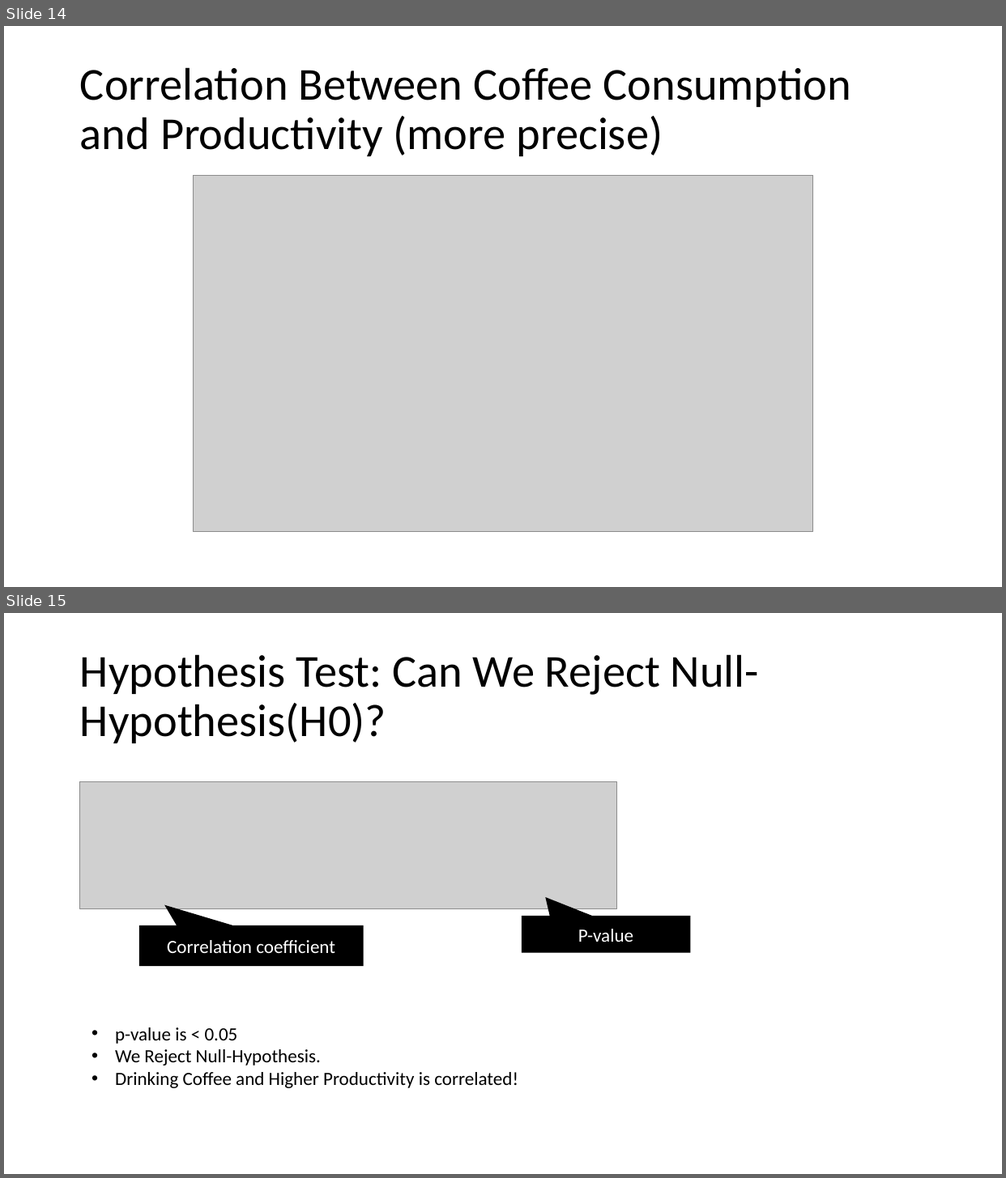
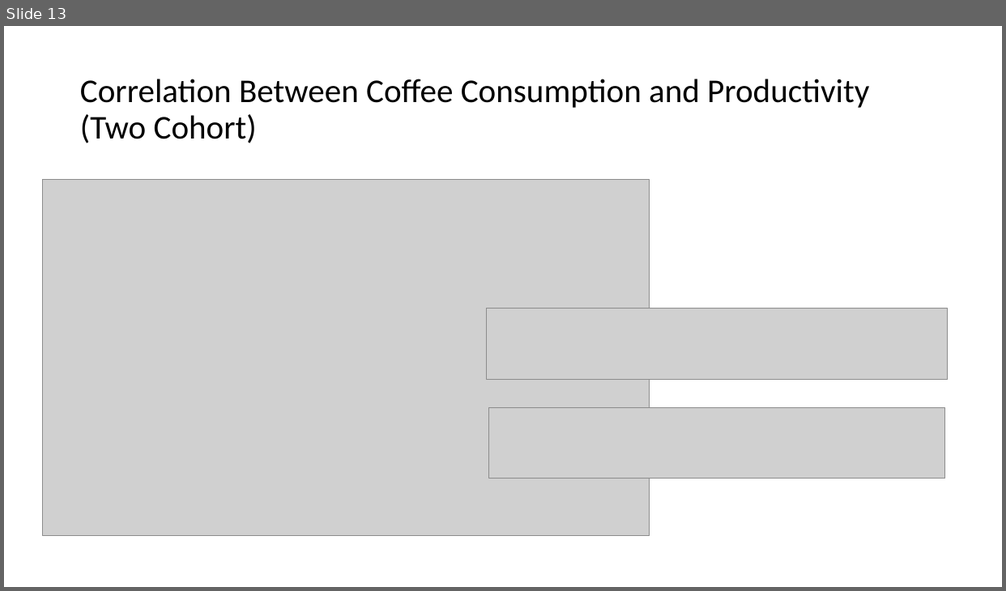
Before and after one commit to andrewboring/Confabulators_Project_1, a slide deck: Coffee and Productivity.pptx. Shown one above the other, each under a label of ours: slides 14 and 15 before the commit, slide 13 after it. The pictures are 1006x1178 and 1006x591 pixels, drawn with LibreOffice and Linux fonts; fonts in the diff are those of the drawing; grey boxes stand for pictures. Boxes give left, top, right and bottom in pixels: in the first picture for what was removed or moved away, otherwise in the second. Text is boxed around its words. In the diff, an @@ line names an element or a change of style, - is before the commit and + after.

```diff
--- a/Coffee and Productivity.pptx
+++ b/Coffee and Productivity.pptx
@@ slide 15 removed at (x1=4, y1=613, x2=1002, y2=1174), background #FFFFFF @@
@@ title removed at (x1=80, y1=654, x2=759, y2=743) @@
-Hypothesis Test: Can We Reject Null-Hypothesis(H0)?
@@ picture removed at (x1=80, y1=781, x2=618, y2=909) @@
@@ speech box removed at (x1=139, y1=926, x2=364, y2=966) @@
-Correlation coefficient
@@ speech box removed at (x1=522, y1=916, x2=691, y2=954) @@
-P-value
@@ text removed at (x1=115, y1=1028, x2=518, y2=1088) @@
-• p-value is < 0.05
-• We Reject Null-Hypothesis.
-• Drinking Coffee and Higher Productivity is correlated!
@@ what was slide 14 is now slide 13 @@
@@ slide 13 changed as well @@
@@ title at (x1=80, y1=79, x2=869, y2=143): text changed; size 44 to 32 pt @@
-Correlation Between Coffee Consumption and Productivity (more precise)
+Correlation Between Coffee Consumption and Productivity (Two Cohort)
@@ picture resized from (x1=193, y1=176, x2=813, y2=532) to (x1=42, y1=179, x2=650, y2=535) @@
@@ picture added at (x1=487, y1=308, x2=948, y2=380) @@
@@ picture added at (x1=489, y1=408, x2=946, y2=479) @@
```
Also in this commit, not shown: 9 other slides changed, 2 slides added, 4 other slides removed.
